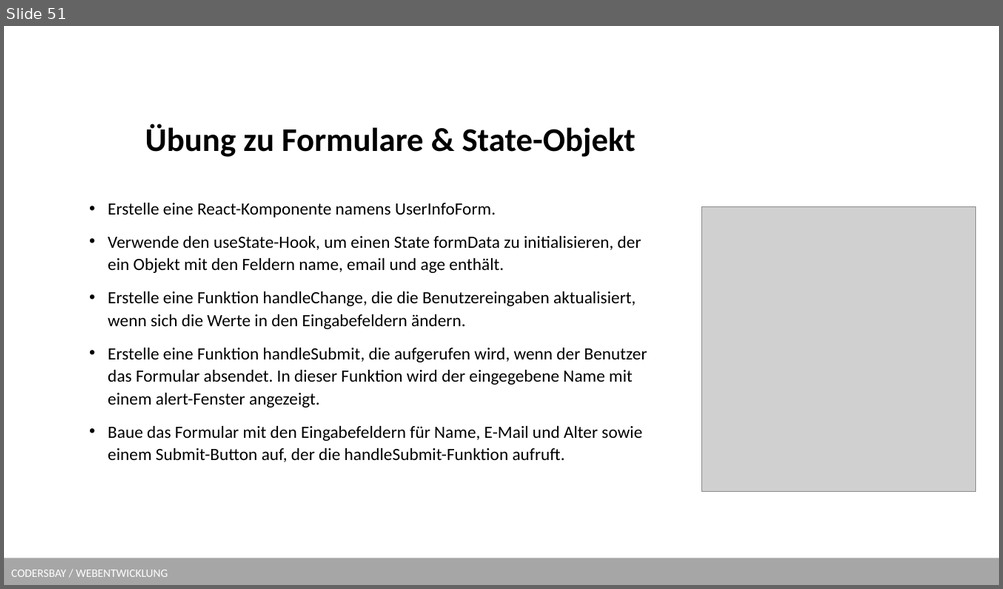
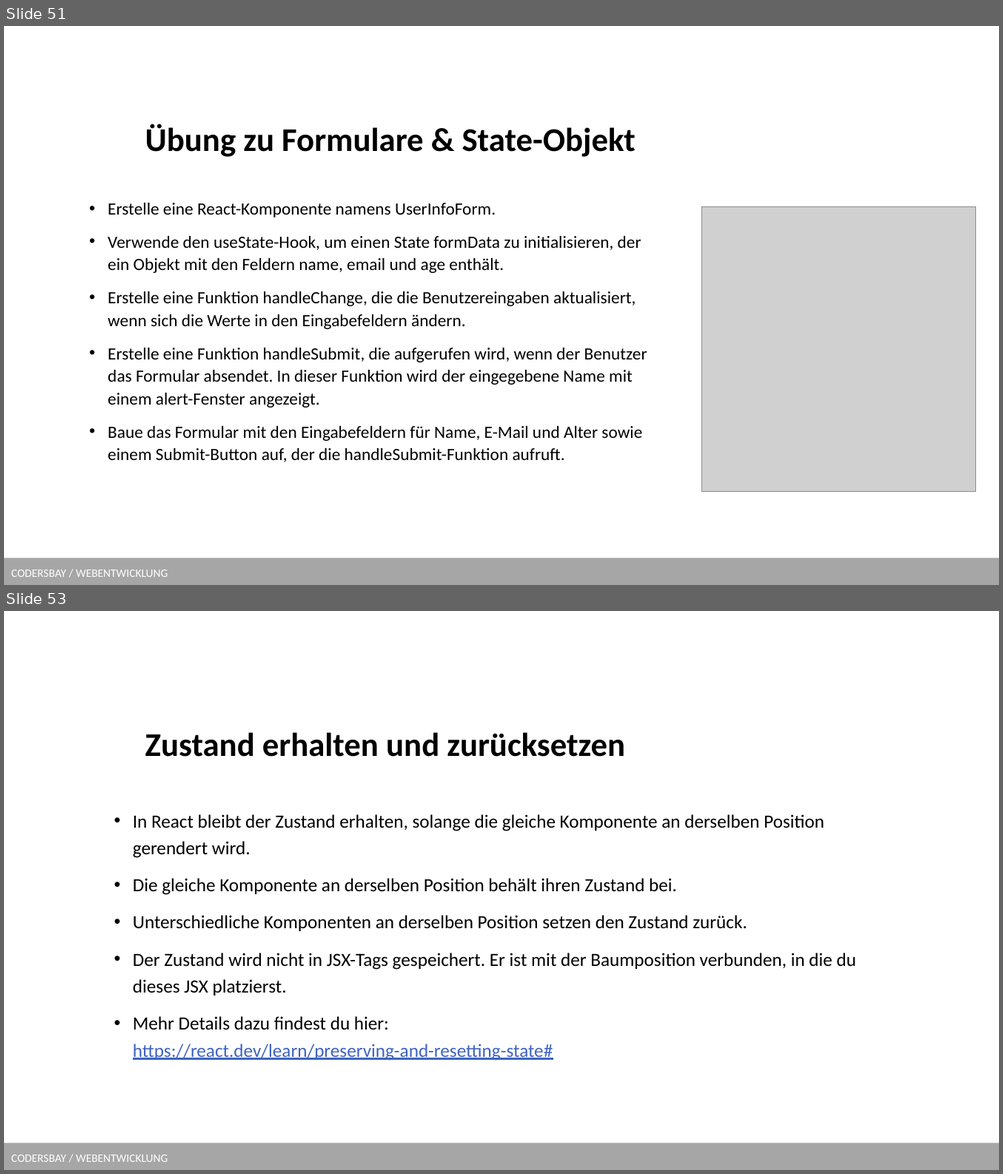
Before and after one commit to kodo89/Webentwicklung_23_24, a slide deck: 9. React/React.pptx. Shown one above the other, each under a label of ours: slide 51 before the commit, slides 51 and 53 after it; the slides between them are not shown. The pictures are 1003x589 and 1003x1174 pixels, drawn with LibreOffice and Linux fonts; fonts in the diff are those of the drawing; grey boxes stand for pictures; background and template pictures are left out. Boxes give left, top, right and bottom in pixels: in the first picture for what was removed or moved away, otherwise in the second. Text is boxed around its words. In the diff, an @@ line names an element or a change of style, - is before the commit and + after.

Commit message:
React Folien useEffect und Context

```diff
--- a/9. React/React.pptx
+++ b/9. React/React.pptx
@@ slide 53 added at (4,611,999,1170), background #FFFFFF; not listed: 1 template element that a slide beside it also shows @@
@@ title added at (145,732,625,757), 32 pt, text #000000, bold @@
+Zustand erhalten und zurücksetzen
@@ text added at (133,815,856,1061), 18 pt, text #000000 @@
+• In React bleibt der Zustand erhalten, solange die gleiche Komponente an derselben Position gerendert wird.
+• Die gleiche Komponente an derselben Position behält ihren Zustand bei.
+• Unterschiedliche Komponenten an derselben Position setzen den Zustand zurück.
+• Der Zustand wird nicht in JSX-Tags gespeichert. Er ist mit der Baumposition verbunden, in die du dieses JSX platzierst.
+• Mehr Details dazu findest du hier:
+  https://react.dev/learn/preserving-and-resetting-state#
```
Also in this commit, not shown: 20 other slides added, 2 other files.
